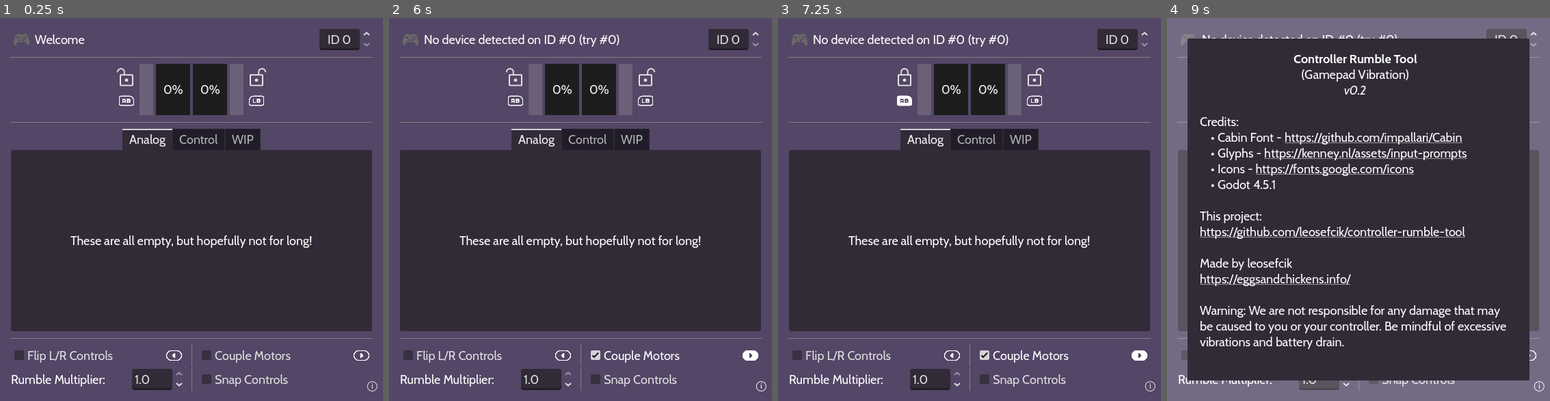
Above: before the commit, frames 1-4 (left to right).
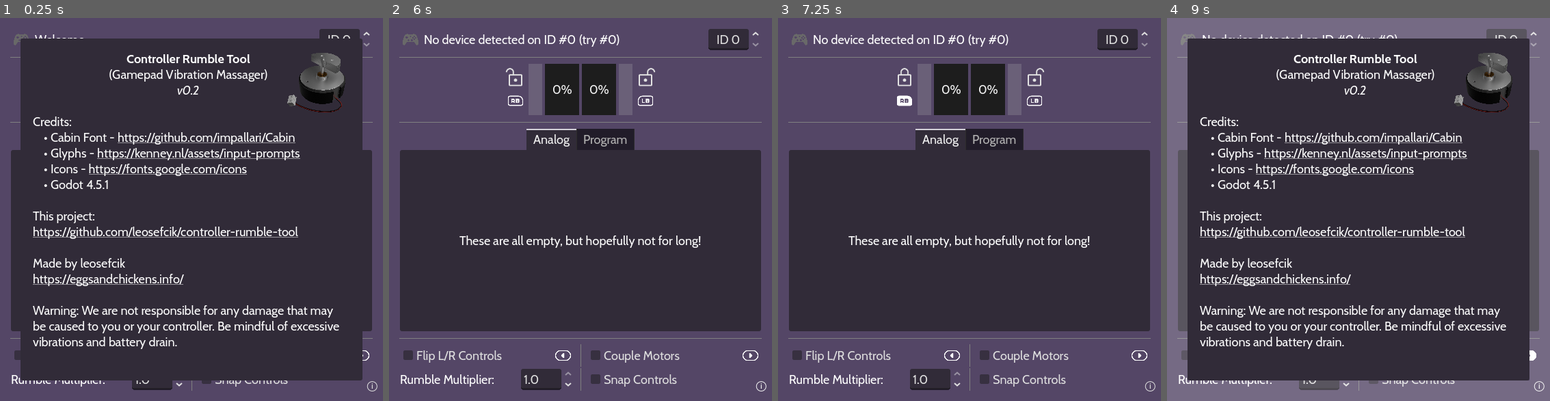
Above: after the commit, the same moments.

Repository: leosefcik/controller-rumble-tool
Game: Godot game, scene res://main.tscn
Two runs of this game, one before a commit and one after it. Both use one fixed random seed, a clock stepped at 60 frames per second and the inputs below.
Inputs (mouse positions are in pixels of both pictures, inside the frame that each line leads up to):
- Up to frame 1 (0.25 s): no input
- Up to frame 2 (6 s): click (515, 90) at 0.5 s; click (645, 90) at 1.25 s; click "Couple Motors" at 2 s; click "ⓘ" at 2.75 s; click (515, 90) at 3.5 s; click (645, 90) at 4.25 s; click "Couple Motors" at 5 s; click "ⓘ" at 5.75 s
- Up to frame 3 (7.25 s): click (904, 90) at 6.5 s
- Up to frame 4 (9 s): click (1423, 90) at 7.25 s; click "Couple Motors" at 8 s; click "ⓘ" at 8.75 s

The runs differ from the first frame. In frame 1, 40% of the frame differs, in the area x 5-95%, y 5-95%; in frame 2, 1.0%; in frame 3, 1.0%; in frame 4, 1.7%.

Commit message:
Icon and export template note
Added blender files and render of a vibration motor/actuator as an icon for the program.

Also added instructions in the readme to compile a godot export template for a smaller file size (will be used in future releases)

Diff:
--- a/main.gd
+++ b/main.gd
@@ -21,7 +21,7 @@
 var coupled := false
 var incremented := false
 
-enum Modes {ANALOG, CONTROL}
+enum Modes {ANALOG, PROGAM}
 var mode := Modes.ANALOG
 
 var weak_desired := 0.0
@@ -182,6 +182,11 @@
 	controller_id = int(value)
 
 
+### TAB NAVIGATION
+
+func _on_mode_tabs_tab_changed(tab: int) -> void:
+	mode = tab
+	Input.stop_joy_vibration(controller_id)
 
 
 ### LOCK BUTTON UI
--- a/main.tscn
+++ b/main.tscn
@@ -13,6 +13,7 @@
 [ext_resource type="Texture2D" uid="uid://bl85x6w66rijj" path="res://icon/kenney_glyphs/Xbox Series/Double/xbox_rb_outline.png" id="11_w48qg"]
 [ext_resource type="Texture2D" uid="uid://dqfjtcdx6ghms" path="res://icon/kenney_glyphs/Xbox Series/Double/xbox_lb_outline.png" id="12_vivmo"]
 [ext_resource type="Texture2D" uid="uid://cydtbpei7bv56" path="res://icon/kenney_glyphs/Xbox Series/Double/controller_xboxone.png" id="13_ycdy4"]
+[ext_resource type="Texture2D" uid="uid://cst8li6a7al6b" path="res://motor_icon_v1.png" id="14_w48qg"]
 
 [sub_resource type="StyleBoxFlat" id="StyleBoxFlat_1bvp3"]
 bg_color = Color(0.66, 0.66, 0.66, 0.27058825)
@@ -225,12 +226,12 @@
 grow_vertical = 2
 text = "These are all empty, but hopefully not for long!"
 
-[node name="Control" type="TabBar" parent="UI/MainVBox/ModeTabs"]
+[node name="Program" type="TabBar" parent="UI/MainVBox/ModeTabs"]
 visible = false
 layout_mode = 2
 metadata/_tab_index = 1
 
-[node name="Label" type="Label" parent="UI/MainVBox/ModeTabs/Control"]
+[node name="Label" type="Label" parent="UI/MainVBox/ModeTabs/Program"]
 layout_mode = 1
 anchors_preset = 8
 anchor_left = 0.5
@@ -245,26 +246,6 @@
 grow_vertical = 2
 text = "These are all empty, but hopefully not for long!"
 
-[node name="WIP" type="TabBar" parent="UI/MainVBox/ModeTabs"]
-visible = false
-layout_mode = 2
-metadata/_tab_index = 2
-
-[node name="Label" type="Label" parent="UI/MainVBox/ModeTabs/WIP"]
-layout_mode = 1
-anchors_preset = 8
-anchor_left = 0.5
-anchor_top = 0.5
-anchor_right = 0.5
-anchor_bottom = 0.5
-offset_left = -177.0
-offset_top = -11.5
-offset_right = 177.0
-offset_bottom = 11.5
-grow_horizontal = 2
-grow_vertical = 2
-text = "These are all empty, but hopefully not for long!"
-
 [node name="HSeparator3" type="HSeparator" parent="UI/MainVBox"]
 layout_mode = 2
 
@@ -370,6 +351,7 @@
 oversampling_override = 1.0
 initial_position = 1
 size = Vector2i(500, 500)
+visible = true
 
 [node name="Panel" type="Panel" parent="UI/InfoPopup"]
 anchors_preset = 15
@@ -395,7 +377,7 @@
 layout_mode = 2
 bbcode_enabled = true
 text = "[center][b]Controller Rumble Tool[/b]
-(Gamepad Vibration)
+(Gamepad Vibration Massager)
 [i]v0.2[/i][/center]
 
 Credits:
@@ -413,6 +395,20 @@
 Warning: We are not responsible for any damage that may be caused to you or your controller. Be mindful of excessive vibrations and battery drain."
 fit_content = true
 
+[node name="IconProgram" type="TextureRect" parent="UI/InfoPopup/Panel"]
+layout_mode = 1
+anchors_preset = 1
+anchor_left = 1.0
+anchor_right = 1.0
+offset_left = -114.0
+offset_top = 17.0
+offset_right = -10.0
+offset_bottom = 113.0
+grow_horizontal = 0
+texture = ExtResource("14_w48qg")
+expand_mode = 1
+stretch_mode = 4
+
 [node name="ControllerCheckTimer" type="Timer" parent="."]
 wait_time = 0.5
 autostart = true
@@ -420,6 +416,7 @@
 [connection signal="value_changed" from="UI/MainVBox/Title/ControllerIdBox" to="." method="_on_controller_id_box_value_changed"]
 [connection signal="pressed" from="UI/MainVBox/Gauges/StrongLockButton" to="." method="_on_strong_lock_button_pressed"]
 [connection signal="pressed" from="UI/MainVBox/Gauges/WeakLockButton" to="." method="_on_weak_lock_button_pressed"]
+[connection signal="tab_changed" from="UI/MainVBox/ModeTabs" to="." method="_on_mode_tabs_tab_changed"]
 [connection signal="toggled" from="UI/MainVBox/Settings/HBoxContainer/FlipControls" to="." method="_on_flip_controls_toggled"]
 [connection signal="toggled" from="UI/MainVBox/Settings/HBoxContainer/CoupleMotors" to="." method="_on_couple_motors_toggled"]
 [connection signal="value_changed" from="UI/MainVBox/Settings/HBoxContainer2/MultiplierNode/MultiplierBox" to="." method="_on_multiplier_box_value_changed"]
--- a/project.godot
+++ b/project.godot
@@ -14,7 +14,7 @@
 run/main_scene="uid://cmikhaqwhlrq1"
 config/features=PackedStringArray("4.5", "GL Compatibility")
 run/low_processor_mode=true
-config/icon="res://icon.svg"
+config/icon="uid://cst8li6a7al6b"
 
 [display]
 
Not shown: 1 places in main.tscn that only renumber resources
Binary file added: motor_icon_v1.png
Not shown, added: motor_icon_v1.png.import
Not shown, added: production/.gdignore
Binary file added: production/reference.jpg
Not shown, changed: README.md
Not shown, added: production/rumblemotor.blend
Not shown, added: production/rumblemotor.blend1
